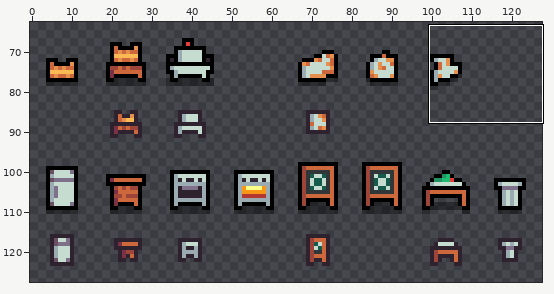
Edited in one commit: pixel-art file (Projects/TastyRoad/Assets/Sprites/stations.aseprite). The picture above shows the old version from afar; the outline marks the close-up.
Close-up. Before the edit:
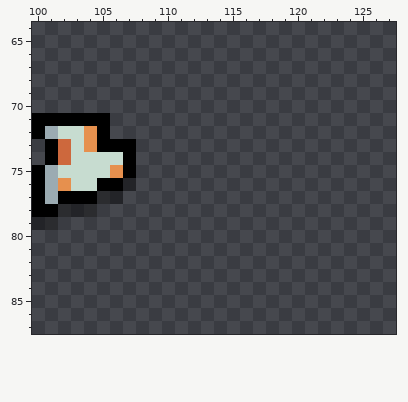
128x128 pixels, 1 frame. Shown: x 100..127, y 64..87. The wide view leaves out empty margins.
Now the later version:
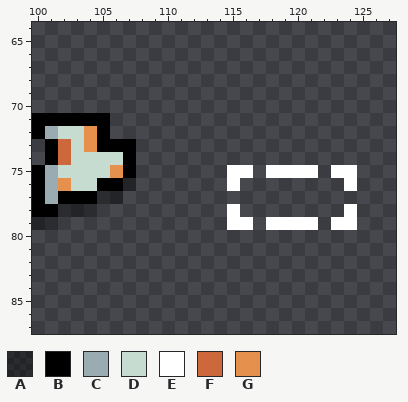
Palette (. is transparent): A #00000064  B #000000  C #9babb2  D #c7dcd0  E #ffffff  F #cd683d  G #e6904e
What changed:
Changed rows in their new state; - is an unchanged pixel.
Layer "Layer 1":
first column x 115:
75 EE-EEEE-EE
76 E--------E
78 E--------E
79 EE-EEEE-EE
Changed places in both close-ups, as pixel boxes (x1, y1, x2, y2):
added: (227, 165, 357, 230)
